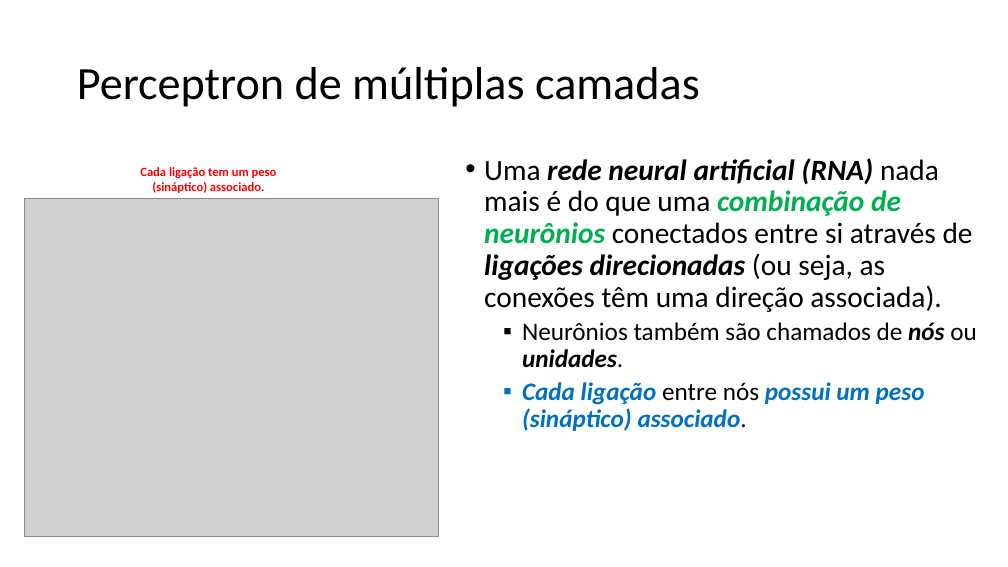
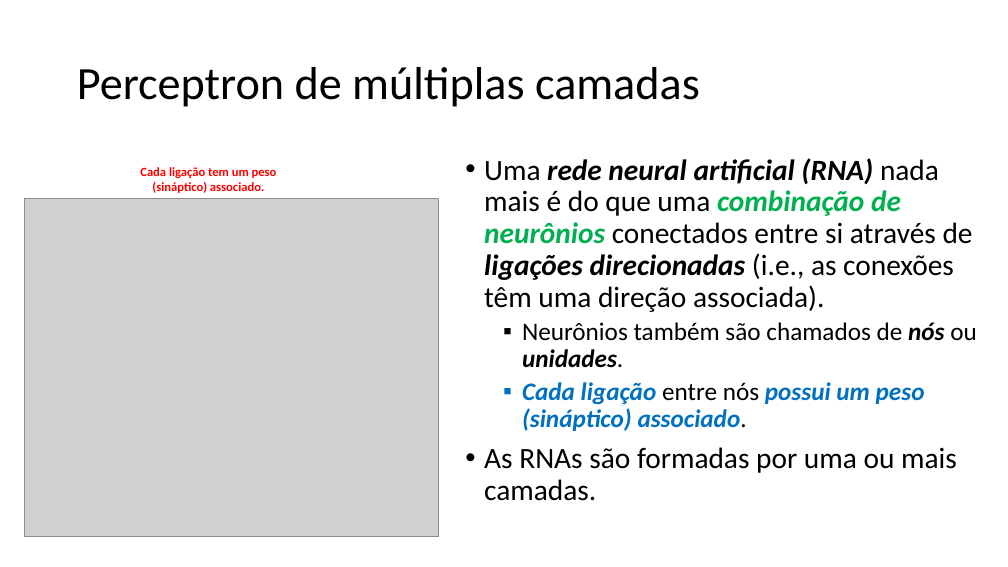
Before and after one commit to zz4fap/t320_aprendizado_de_maquina, a slide deck: slide 3 of slides/T320_Redes_Neurais_Artificiais (Parte II).pptx. Drawn at 1008x567 pixels with LibreOffice and Linux fonts; fonts in the diff are those of the drawing; grey boxes stand for pictures. Boxes give left, top, right and bottom in pixels: in the first picture for what was removed or moved away, otherwise in the second. Text is boxed around its words. In the diff, an @@ line names an element or a change of style, - is before the commit and + after.

```diff
--- a/slides/T320_Redes_Neurais_Artificiais (Parte II).pptx
+++ b/slides/T320_Redes_Neurais_Artificiais (Parte II).pptx
@@ text at [484, 158, 973, 312]: text changed @@
-• Uma rede neural artificial (RNA) nada mais é do que uma combinação de neurônios conectados entre si através de ligações direcionadas (ou seja, as conexões têm uma direção associada).
+• Uma rede neural artificial (RNA) nada mais é do que uma combinação de neurônios conectados entre si através de ligações direcionadas (i.e., as conexões têm uma direção associada).
@@ text at [484, 447, 957, 501]: paragraph added @@
+• As RNAs são formadas por uma ou mais camadas.
```
Also in this commit, not shown: 17 other slides changed, 3 slides added, 1 other file.
